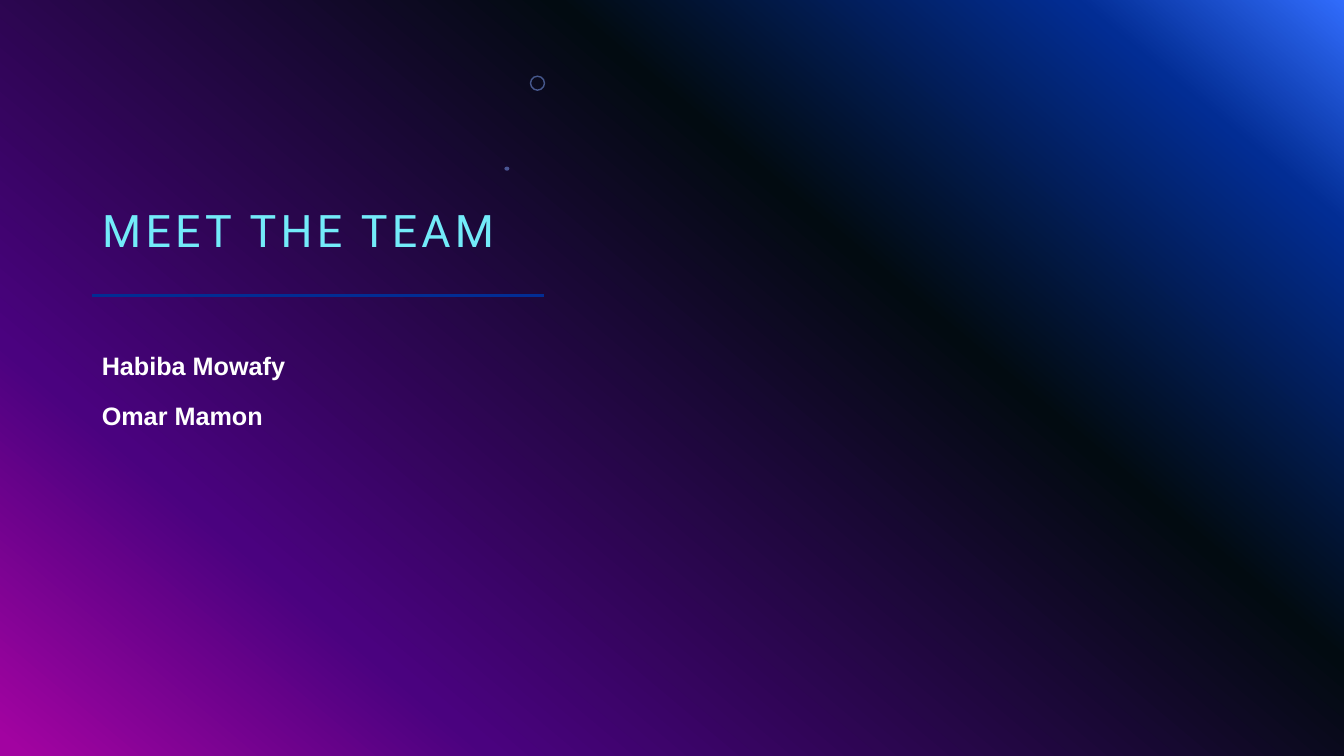
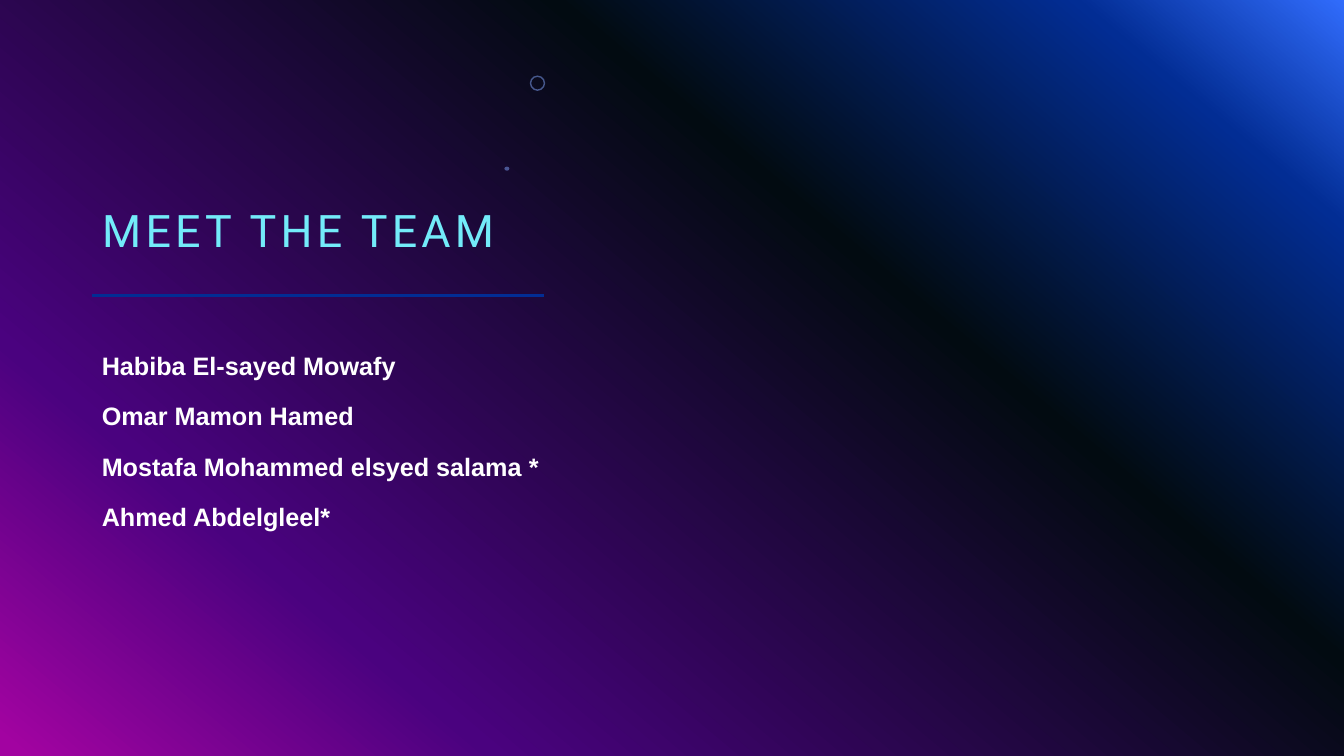
Before and after one commit to toqali/toqali-Machine_Learning_Internship_winter_2025, a slide deck: slide 2 of Task_1/Group3/Task1_presentation_G3.pptx. Drawn at 1344x756 pixels with LibreOffice and Linux fonts; fonts in the diff are those of the drawing; background and template pictures are left out. Boxes give left, top, right and bottom in pixels: in the first picture for what was removed or moved away, otherwise in the second. Text is boxed around its words. In the diff, an @@ line names an element or a change of style, - is before the commit and + after.

```diff
--- a/Task_1/Group3/Task1_presentation_G3.pptx
+++ b/Task_1/Group3/Task1_presentation_G3.pptx
@@ text at (x1=102, y1=356, x2=521, y2=532): text changed @@
-Habiba Mowafy
-Omar Mamon
+Habiba El-sayed Mowafy
+Omar Mamon Hamed
+Mostafa Mohammed elsyed salama *
+Ahmed Abdelgleel*
```
